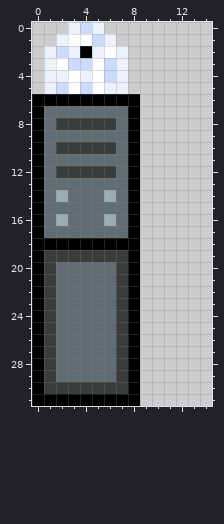
One commit to this pixel-art sprite: src/main/resources/sprites/terminal_side.png. Above is the file before it was changed.
The file is 320x320 pixels, drawn in blocks of 10x10; one block is one cell here. Shown: x 0..14, y 0..31.
After:
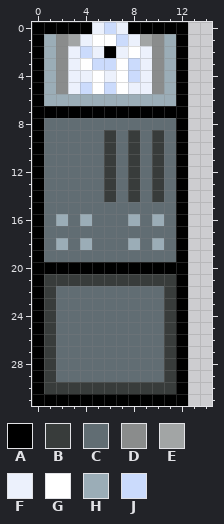
Palette (. is transparent): A #000000  B #383c3b  C #616d73  D #8a8c8c  E #a2a5a5  F #ecf1fc  G #ffffff  H #9badb7  J #cbdbfc
Changes in this commit:
y 0: x 0..4 ...FJ -> AAAAA; x 6..12 ....... -> JFAAAAA
y 1: x 0..12 ..FGGJF...... -> AHDEFGGJFEDHA
y 2: x 0..2 .FJ -> AHD; x 4 A -> J; x 6 G -> A; x 8..12 ..... -> GFDHA
y 3: x 0..5 .FGJJG -> AHDFGJ; x 7..12 F..... -> GJFDHA
y 4: x 0..3 .FFG -> AHDF; x 6..12 JF..... -> FGJFDHA
y 5: x 0..3 .FJG -> AHDF; x 6..12 FF..... -> JGFFDHA
y 6: x 1..12 AAAAAAAA.... -> HHHHHHHHHHHA
y 7: x 1..7 CCCCCCC -> AAAAAAA; x 9..12 .... -> AAAA
y 8: x 2..6 BBBBB -> CCCCC; x 8..12 A.... -> CCCCA
y 9: x 6 C -> B; x 8..12 A.... -> BCBCA
y 10: x 2..5 BBBB -> CCCC; x 8..12 A.... -> BCBCA
y 11: x 6 C -> B; x 8..12 A.... -> BCBCA
y 12: x 2..5 BBBB -> CCCC; x 8..12 A.... -> BCBCA
y 13: x 6 C -> B; x 8..12 A.... -> BCBCA
y 14: x 2 H -> C; x 6 H -> B; x 8..12 A.... -> BCBCA
y 15: x 8..12 A.... -> CCCCA
y 16: x 4 C -> H; x 6 H -> C; x 8..12 A.... -> HCHCA
y 17: x 8..12 A.... -> CCCCA
y 18: x 1..12 AAAAAAAA.... -> CHCHCCCHCHCA
y 19: x 1..12 BBBBBBBA.... -> CCCCCCCCCCCA
y 20: x 1..7 BCCCCCB -> AAAAAAA; x 9..12 .... -> AAAA
y 21: x 2..6 CCCCC -> BBBBB; x 8..12 A.... -> BBBBA
y 22..29: x 7..12 BA.... -> CCCCBA
y 30: x 8..12 A.... -> BBBBA
y 31: x 9..12 .... -> AAAA
Changed places in both pictures, as pixel boxes (x1, y1, x2, y2):
changed: (32, 22, 188, 406)
